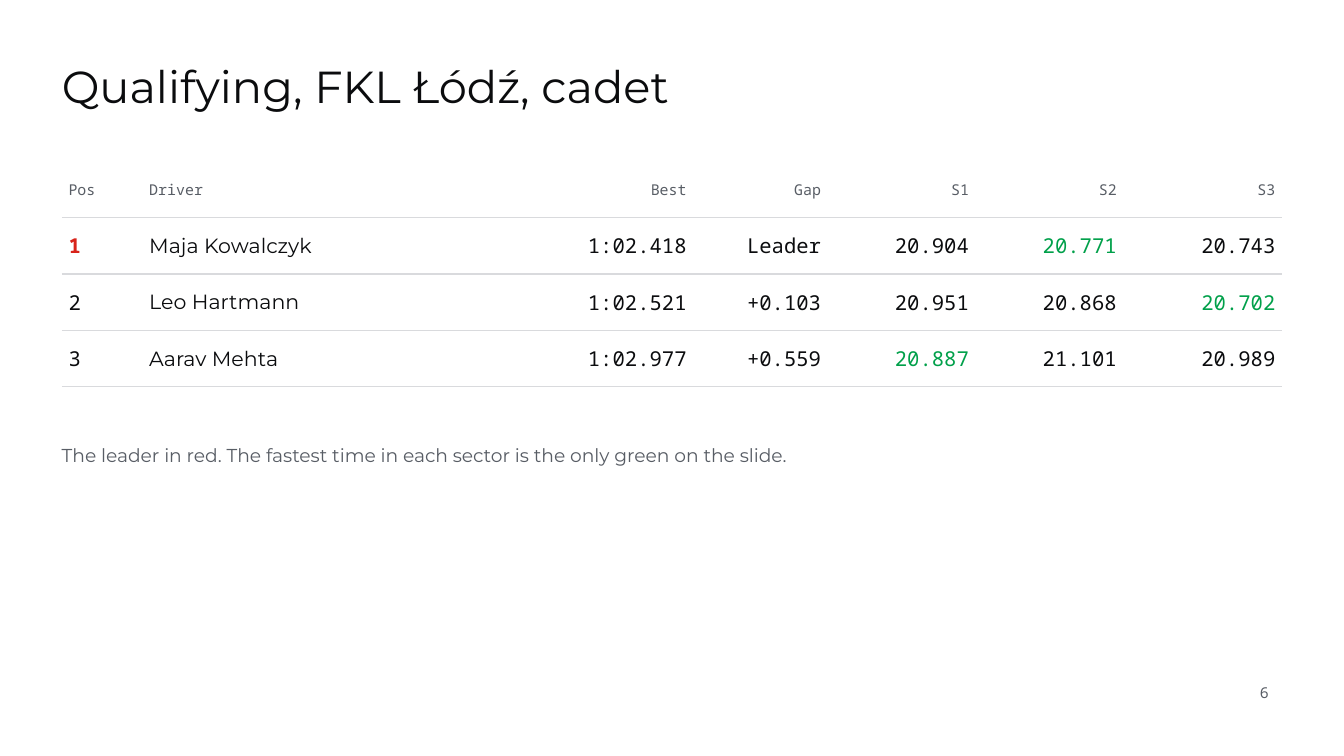
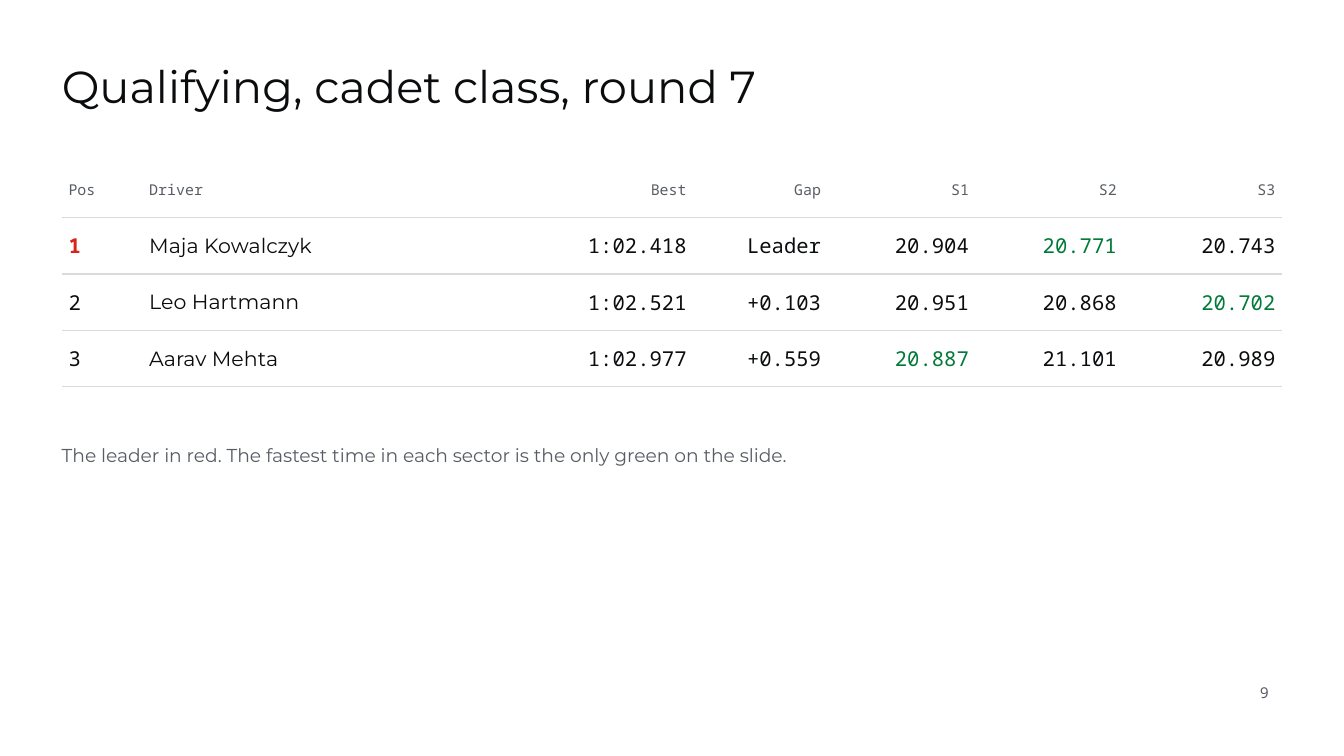
Before and after one commit to Smedley-Group-Advanced-Technology/brand-book-sg, a slide deck: slide 9 of assets/templates/smedley-group-slides.pptx (slide 6 before the commit). Drawn at 1344x756 pixels with LibreOffice and Linux fonts; fonts in the diff are those of the drawing; background and template pictures are left out. Boxes give left, top, right and bottom in pixels: in the first picture for what was removed or moved away, otherwise in the second. Text is boxed around its words. In the diff, an @@ line names an element or a change of style, - is before the commit and + after.

```diff
--- a/assets/templates/smedley-group-slides.pptx
+++ b/assets/templates/smedley-group-slides.pptx
@@ title at (x1=62, y1=69, x2=756, y2=112): text changed @@
-Qualifying, FKL Łódź, cadet
+Qualifying, cadet class, round 7
@@ table at (x1=62, y1=161, x2=1282, y2=371) @@
@@ text colour #00A04A to #007A38 in "20.771", "20.702", "20.887" @@
@@ page number at (x1=1260, y1=687, x2=1269, y2=698): text changed @@
-6
+9
```
Also in this commit, not shown: 5 other slides changed, 10 slides added, 2 slides removed, 36 other files.
